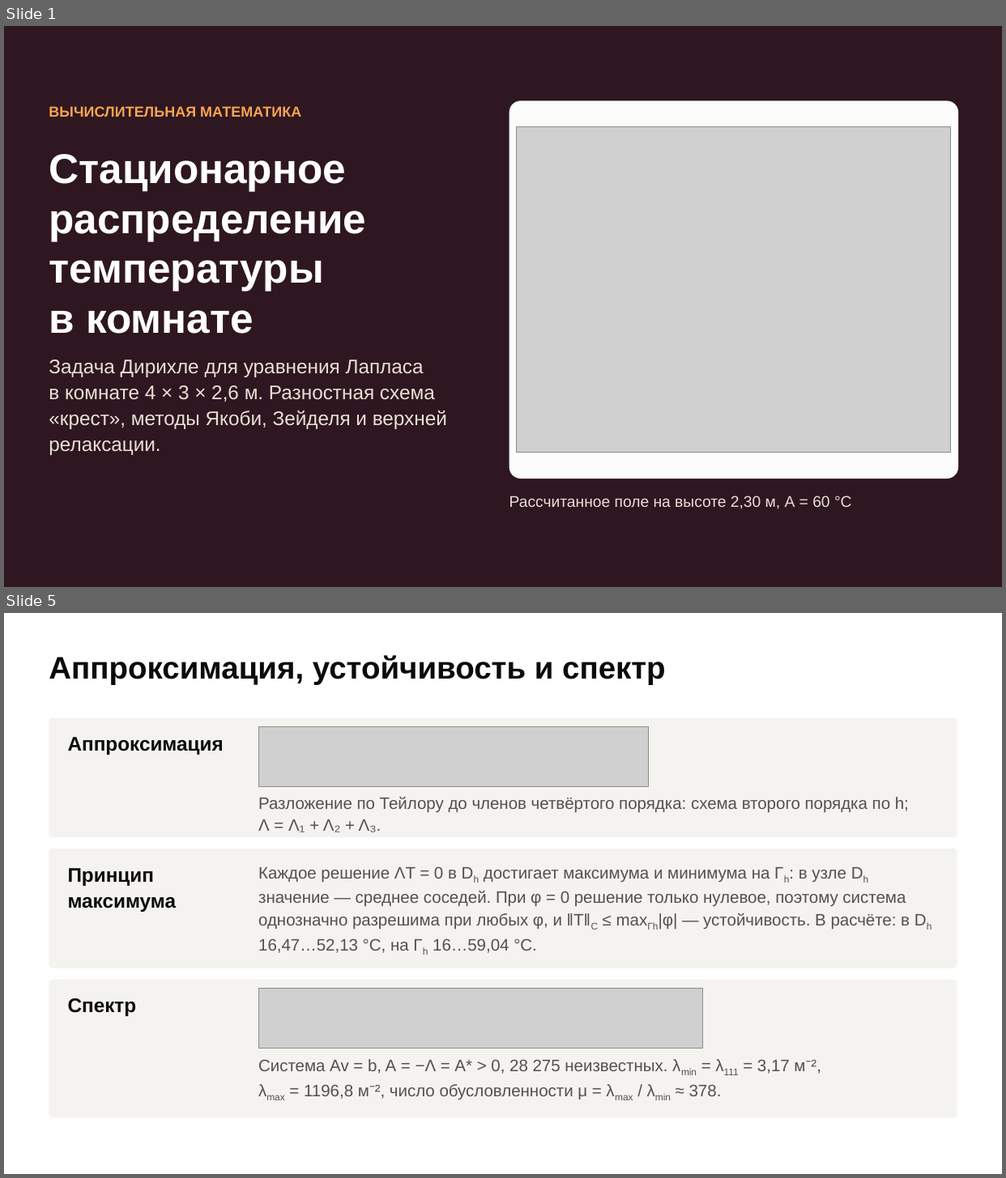
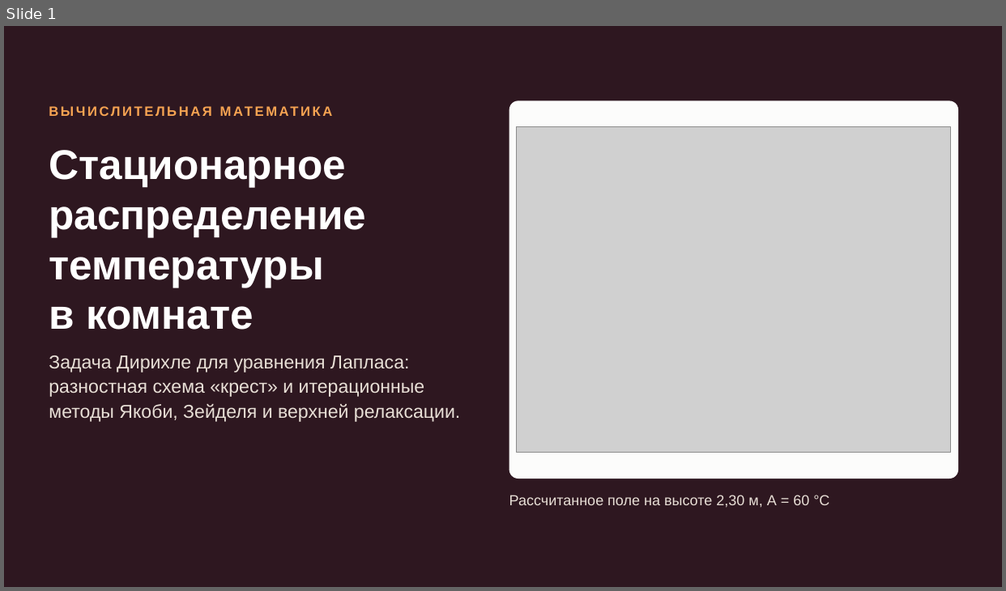
Before and after one commit to terMorel/computational-mathematics, a slide deck: PDE-Solver/presentation/PDE-Solver.pptx. Shown one above the other, each under a label of ours: slides 1 and 5 before the commit, slide 1 after it; the slides between them are not shown. The pictures are 1006x1178 and 1006x591 pixels, drawn with LibreOffice and Linux fonts; fonts in the diff are those of the drawing; grey boxes stand for pictures. Boxes give left, top, right and bottom in pixels: in the first picture for what was removed or moved away, otherwise in the second. Text is boxed around its words. In the diff, an @@ line names an element or a change of style, - is before the commit and + after.

```diff
--- a/PDE-Solver/presentation/PDE-Solver.pptx
+++ b/PDE-Solver/presentation/PDE-Solver.pptx
@@ slide 5 removed at (4, 613, 1002, 1174), background #FFFFFF @@
@@ text removed at (49, 655, 666, 685) @@
-Аппроксимация, устойчивость и спектр
@@ rounded rectangle removed at (49, 717, 957, 837) @@
@@ picture removed at (258, 726, 648, 786) @@
@@ text removed at (68, 737, 224, 755) @@
-Аппроксимация
@@ text removed at (258, 797, 909, 833) @@
-Разложение по Тейлору до членов четвёртого порядка: схема второго порядка по h; Λ = Λ₁ + Λ₂ + Λ₃.
@@ rounded rectangle removed at (49, 849, 957, 969) @@
@@ text removed at (68, 868, 177, 912) @@
-Принцип максимума
@@ text removed at (258, 867, 910, 953) @@
-Каждое решение ΛT = 0 в Dh достигает максимума и минимума на Γh: в узле Dh значение — среднее соседей. При φ = 0 решение только нулевое, поэтому система однозначно разрешима при любых φ, и ‖T‖C ≤ maxΓh|φ| — устойчивость. В расчёте: в Dh 16,47…52,13 °C, на Γh 16…59,04 °C.
@@ rounded rectangle removed at (49, 980, 957, 1118) @@
@@ text removed at (68, 999, 137, 1016) @@
-Спектр
@@ picture removed at (258, 989, 702, 1049) @@
@@ text removed at (258, 1059, 820, 1100) @@
-Система Av = b, A = −Λ = A* > 0, 28 275 неизвестных. λmin = λ111 = 3,17 м⁻², λmax = 1196,8 м⁻², число обусловленности μ = λmax / λmin ≈ 378.
@@ slide 1 changed as well @@
@@ text "ВЫЧИСЛИТЕЛЬНАЯ МАТЕМАТИКА" at (49, 101, 491, 130): size 14 to 13 pt, letter spacing 0 to 2 pt @@
@@ text "Стационарное распределение температуры в комнате": place and size @@
-text "Стационарное распределение температуры в комнате" at (49, 154, 366, 334)
+text "Стационарное распределение температуры в комнате" at (49, 150, 366, 330)
@@ text at (49, 356, 460, 422): text changed; size 19 to 18 pt @@
-Задача Дирихле для уравнения Лапласа в комнате 4 × 3 × 2,6 м. Разностная схема «крест», методы Якоби, Зейделя и верхней релаксации.
+Задача Дирихле для уравнения Лапласа: разностная схема «крест» и итерационные методы Якоби, Зейделя и верхней релаксации.
@@ text "Рассчитанное поле на высоте 2,30 ..." at (509, 495, 829, 508): size 15 to 14 pt @@
```
Also in this commit, not shown: 3 other slides changed, 9 slides added, 7 other slides removed, 2 other files.
